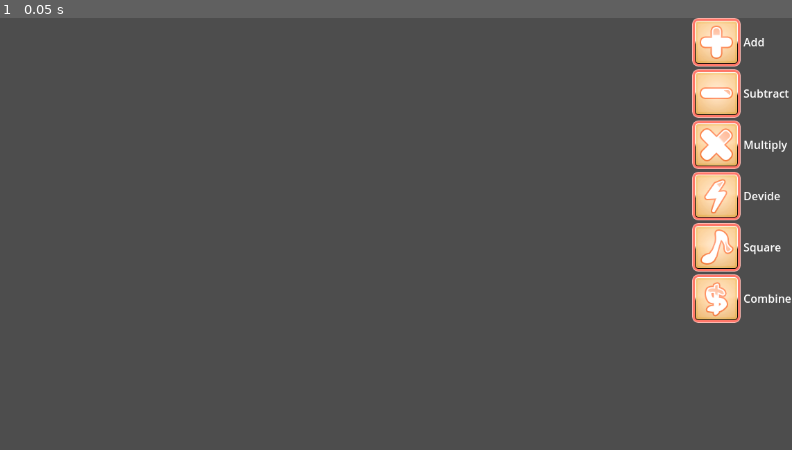
Above: before the commit, frame 1.
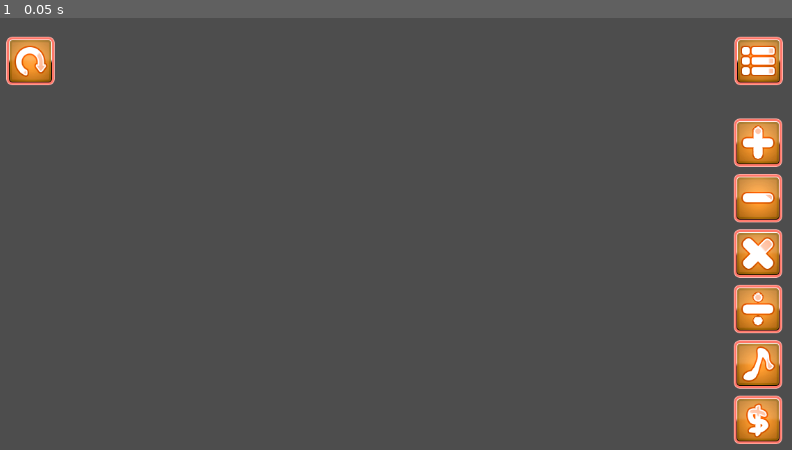
Above: after the commit, the same moment.

Repository: Wholffe/HexaMath
Game: Godot game, scene res://ui/ui.tscn
Two runs of this game, one before a commit and one after it. Both use one fixed random seed, a clock stepped at 60 frames per second and the inputs below. This scene is started directly instead of the project's main scene.
Inputs:
- Up to frame 1 (0.05 s): no input

The runs differ from the first frame. In frame 1, 9.3% of the frame differs, in the area x 0-100%, y 0-99%.

Commit message:
Added Menu Button and Backstep Button to UI and pixeled Divide Button in same artstyle like the others

Diff:
--- a/hexa-math/ui/ui.tscn
+++ b/hexa-math/ui/ui.tscn
@@ -1,11 +1,29 @@
-[gd_scene load_steps=7 format=3 uid="uid://0wcraqo1j4bx"]
-
+[gd_scene load_steps=25 format=3 uid="uid://0wcraqo1j4bx"]
+
+[ext_resource type="Texture2D" uid="uid://bkefwjs3s78i3" path="res://assets/YellowButtons/Yellow/ButtonsBig [Normal]/Button3.png" id="1_3uveh"]
 [ext_resource type="Texture2D" uid="uid://bomc5txoavt5v" path="res://assets/YellowButtons/Yellow/ButtonsBig [Hover]/Button-2.png" id="1_bno7r"]
 [ext_resource type="Texture2D" uid="uid://bmkfluu5f3p10" path="res://assets/YellowButtons/Yellow/ButtonsBig [Hover]/Button-3.png" id="2_lmt13"]
+[ext_resource type="Texture2D" uid="uid://qtx2pqvc07ll" path="res://assets/YellowButtons/Yellow/ButtonsBig [Disabled]/Button-2.png" id="3_bd76g"]
 [ext_resource type="Texture2D" uid="uid://twtrjtefd8ja" path="res://assets/YellowButtons/Yellow/ButtonsBig [Hover]/Button-1.png" id="3_y554g"]
-[ext_resource type="Texture2D" uid="uid://cjlhburnsf06y" path="res://assets/YellowButtons/Yellow/ButtonsBig [Hover]/Button-11.png" id="4_o1gyf"]
+[ext_resource type="Texture2D" uid="uid://b24mbbh6p880s" path="res://assets/YellowButtons/Yellow/ButtonsBig [Normal]/Button4.png" id="4_6egga"]
 [ext_resource type="Texture2D" uid="uid://celbqdg72pmh8" path="res://assets/YellowButtons/Yellow/ButtonsBig [Hover]/Button-12.png" id="5_pgbj4"]
 [ext_resource type="Texture2D" uid="uid://dv5mh5bve8vbe" path="res://assets/YellowButtons/Yellow/ButtonsBig [Hover]/Button-14.png" id="6_nn501"]
+[ext_resource type="Texture2D" uid="uid://dmpodupd53g36" path="res://assets/YellowButtons/Yellow/ButtonsBig [Disabled]/Button-3.png" id="6_o5opn"]
+[ext_resource type="Texture2D" uid="uid://b0vbhvvwkf66v" path="res://assets/YellowButtons/Yellow/ButtonsBig [Normal]/Button2.png" id="7_n4qm4"]
+[ext_resource type="Texture2D" uid="uid://coe7stjiktkqb" path="res://assets/YellowButtons/Yellow/ButtonsBig [Disabled]/Button-1.png" id="9_4udy1"]
+[ext_resource type="Texture2D" uid="uid://cnatwixywhkwy" path="res://assets/YellowButtons/Yellow/Button-Self-Devide-Normal.png" id="10_awmo3"]
+[ext_resource type="Texture2D" uid="uid://bc0l07a63t6vo" path="res://assets/YellowButtons/Yellow/Button-Self-Devide-Hover.png" id="11_v0xfo"]
+[ext_resource type="Texture2D" uid="uid://cqyssmoixksr8" path="res://assets/YellowButtons/Yellow/Button-Self-Devide-Disabled.png" id="12_0epji"]
+[ext_resource type="Texture2D" uid="uid://dkqj3cn3cl67o" path="res://assets/YellowButtons/Yellow/ButtonsBig [Normal]/Button14.png" id="13_byqwr"]
+[ext_resource type="Texture2D" uid="uid://rvr8j1ucq0e6" path="res://assets/YellowButtons/Yellow/ButtonsBig [Disabled]/Button-12.png" id="15_cqruk"]
+[ext_resource type="Texture2D" uid="uid://mbpcmvfcj3a4" path="res://assets/YellowButtons/Yellow/ButtonsBig [Normal]/Button16.png" id="16_4cf0l"]
+[ext_resource type="Texture2D" uid="uid://cekotsrqgmmvq" path="res://assets/YellowButtons/Yellow/ButtonsBig [Disabled]/Button-14.png" id="18_1rxe6"]
+[ext_resource type="Texture2D" uid="uid://cumaxkam0uhke" path="res://assets/YellowButtons/Yellow/ButtonsBig [Normal]/Button5.png" id="19_i4wxw"]
+[ext_resource type="Texture2D" uid="uid://cwedg7lroa5eu" path="res://assets/YellowButtons/Yellow/ButtonsBig [Hover]/Button-4.png" id="20_p3bwf"]
+[ext_resource type="Texture2D" uid="uid://cj5vmt4bmojmj" path="res://assets/YellowButtons/Yellow/ButtonsBig [Disabled]/Button-4.png" id="21_etldk"]
+[ext_resource type="Texture2D" uid="uid://kt52sqo4hmhg" path="res://assets/YellowButtons/Yellow/ButtonsBig [Normal]/Button6.png" id="22_mujfp"]
+[ext_resource type="Texture2D" uid="uid://78vbb7clyrec" path="res://assets/YellowButtons/Yellow/ButtonsBig [Hover]/Button-5.png" id="23_uwgyr"]
+[ext_resource type="Texture2D" uid="uid://c4gisreid7d0m" path="res://assets/YellowButtons/Yellow/ButtonsBig [Disabled]/Button-5.png" id="24_cesil"]
 
 [node name="Control" type="Control"]
 layout_mode = 3
@@ -24,20 +42,29 @@
 grow_vertical = 2
 
 [node name="HBoxContainer" type="VBoxContainer" parent="MarginContainer"]
+y_sort_enabled = true
 layout_mode = 2
 size_flags_horizontal = 8
+size_flags_vertical = 8
+size_flags_stretch_ratio = 0.0
+mouse_default_cursor_shape = 2
+theme_override_constants/separation = 10
 
 [node name="VBoxContainer" type="VBoxContainer" parent="MarginContainer/HBoxContainer"]
 layout_mode = 2
 
 [node name="HBoxContainer" type="HBoxContainer" parent="MarginContainer/HBoxContainer/VBoxContainer"]
 layout_mode = 2
+size_flags_stretch_ratio = 3.79
 
 [node name="TextureButton" type="TextureButton" parent="MarginContainer/HBoxContainer/VBoxContainer/HBoxContainer"]
 layout_mode = 2
-texture_normal = ExtResource("1_bno7r")
+texture_normal = ExtResource("1_3uveh")
+texture_hover = ExtResource("1_bno7r")
+texture_disabled = ExtResource("3_bd76g")
 
 [node name="Label" type="Label" parent="MarginContainer/HBoxContainer/VBoxContainer/HBoxContainer"]
+visible = false
 layout_mode = 2
 text = "Add"
 
@@ -49,9 +76,12 @@
 
 [node name="TextureButton" type="TextureButton" parent="MarginContainer/HBoxContainer/VBoxContainer2/HBoxContainer"]
 layout_mode = 2
-texture_normal = ExtResource("2_lmt13")
+texture_normal = ExtResource("4_6egga")
+texture_hover = ExtResource("2_lmt13")
+texture_disabled = ExtResource("6_o5opn")
 
 [node name="Label" type="Label" parent="MarginContainer/HBoxContainer/VBoxContainer2/HBoxContainer"]
+visible = false
 layout_mode = 2
 text = "Subtract"
 
@@ -63,9 +93,12 @@
 
 [node name="TextureButton" type="TextureButton" parent="MarginContainer/HBoxContainer/VBoxContainer3/HBoxContainer"]
 layout_mode = 2
-texture_normal = ExtResource("3_y554g")
+texture_normal = ExtResource("7_n4qm4")
+texture_hover = ExtResource("3_y554g")
+texture_disabled = ExtResource("9_4udy1")
 
 [node name="Label" type="Label" parent="MarginContainer/HBoxContainer/VBoxContainer3/HBoxContainer"]
+visible = false
 layout_mode = 2
 text = "Multiply"
 
@@ -77,9 +110,12 @@
 
 [node name="TextureButton" type="TextureButton" parent="MarginContainer/HBoxContainer/VBoxContainer4/HBoxContainer"]
 layout_mode = 2
-texture_normal = ExtResource("4_o1gyf")
+texture_normal = ExtResource("10_awmo3")
+texture_hover = ExtResource("11_v0xfo")
+texture_disabled = ExtResource("12_0epji")
 
 [node name="Label" type="Label" parent="MarginContainer/HBoxContainer/VBoxContainer4/HBoxContainer"]
+visible = false
 layout_mode = 2
 text = "Devide"
 
@@ -91,9 +127,12 @@
 
 [node name="TextureButton" type="TextureButton" parent="MarginContainer/HBoxContainer/VBoxContainer5/HBoxContainer"]
 layout_mode = 2
-texture_normal = ExtResource("5_pgbj4")
+texture_normal = ExtResource("13_byqwr")
+texture_hover = ExtResource("5_pgbj4")
+texture_disabled = ExtResource("15_cqruk")
 
 [node name="Label" type="Label" parent="MarginContainer/HBoxContainer/VBoxContainer5/HBoxContainer"]
+visible = false
 layout_mode = 2
 text = "Square"
 
@@ -105,8 +144,73 @@
 
 [node name="TextureButton" type="TextureButton" parent="MarginContainer/HBoxContainer/VBoxContainer6/HBoxContainer"]
 layout_mode = 2
-texture_normal = ExtResource("6_nn501")
+texture_normal = ExtResource("16_4cf0l")
+texture_hover = ExtResource("6_nn501")
+texture_disabled = ExtResource("18_1rxe6")
 
 [node name="Label" type="Label" parent="MarginContainer/HBoxContainer/VBoxContainer6/HBoxContainer"]
+visible = false
 layout_mode = 2
 text = "Combine"
+
+[node name="Label" type="Label" parent="MarginContainer/HBoxContainer"]
+layout_mode = 2
+text = "                    "
+
+[node name="VBoxContainer" type="VBoxContainer" parent="MarginContainer"]
+layout_mode = 2
+size_flags_horizontal = 8
+size_flags_vertical = 0
+
+[node name="HBoxContainer" type="HBoxContainer" parent="MarginContainer/VBoxContainer"]
+layout_mode = 2
+
+[node name="VBoxContainer" type="VBoxContainer" parent="MarginContainer/VBoxContainer/HBoxContainer"]
+layout_mode = 2
+size_flags_horizontal = 8
+size_flags_vertical = 0
+
+[node name="Label2" type="Label" parent="MarginContainer/VBoxContainer/HBoxContainer/VBoxContainer"]
+layout_mode = 2
+text = "   "
+
+[node name="TextureButton" type="TextureButton" parent="MarginContainer/VBoxContainer/HBoxContainer/VBoxContainer"]
+layout_mode = 2
+size_flags_stretch_ratio = 0.0
+texture_normal = ExtResource("19_i4wxw")
+texture_hover = ExtResource("20_p3bwf")
+texture_disabled = ExtResource("21_etldk")
+
+[node name="Label" type="Label" parent="MarginContainer/VBoxContainer/HBoxContainer"]
+layout_mode = 2
+text = "  "
+
+[node name="HBoxContainer2" type="HBoxContainer" parent="MarginContainer"]
+layout_mode = 2
+size_flags_horizontal = 0
+size_flags_vertical = 0
+
+[node name="VBoxContainer" type="VBoxContainer" parent="MarginContainer/HBoxContainer2"]
+layout_mode = 2
+
+[node name="Label3" type="Label" parent="MarginContainer/HBoxContainer2/VBoxContainer"]
+layout_mode = 2
+text = "  "
+
+[node name="TextureButton" type="TextureButton" parent="MarginContainer/HBoxContainer2/VBoxContainer"]
+layout_mode = 2
+size_flags_horizontal = 4
+size_flags_vertical = 4
+texture_normal = ExtResource("22_mujfp")
+texture_hover = ExtResource("23_uwgyr")
+texture_disabled = ExtResource("24_cesil")
+
+[node name="Label" type="Label" parent="MarginContainer/HBoxContainer2/VBoxContainer"]
+visible = false
+layout_mode = 2
+size_flags_horizontal = 4
+text = "  One Step Back"
+
+[node name="Label2" type="Label" parent="MarginContainer/HBoxContainer2/VBoxContainer"]
+layout_mode = 2
+text = "                          "
Binary file added: hexa-math/assets/YellowButtons/Yellow/Button-Self-Devide-Disabled.png
Not shown, added: hexa-math/assets/YellowButtons/Yellow/Button-Self-Devide-Disabled.png.import
Binary file added: hexa-math/assets/YellowButtons/Yellow/Button-Self-Devide-Hover.png
Not shown, added: hexa-math/assets/YellowButtons/Yellow/Button-Self-Devide-Hover.png.import
Binary file added: hexa-math/assets/YellowButtons/Yellow/Button-Self-Devide-Normal.png
Not shown, added: hexa-math/assets/YellowButtons/Yellow/Button-Self-Devide-Normal.png.import
Binary file changed: hexa-math/assets/YellowButtons/Yellow/ButtonsBig [Normal]/Button3.png
